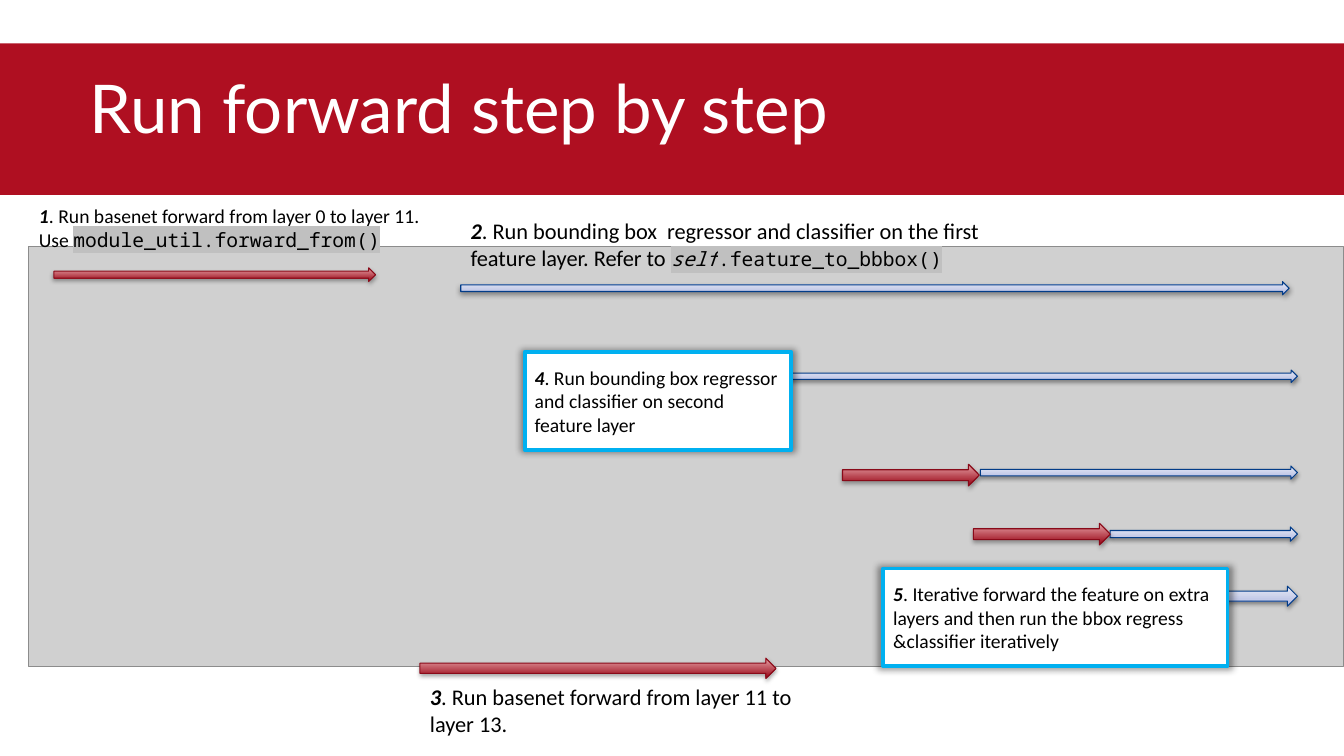
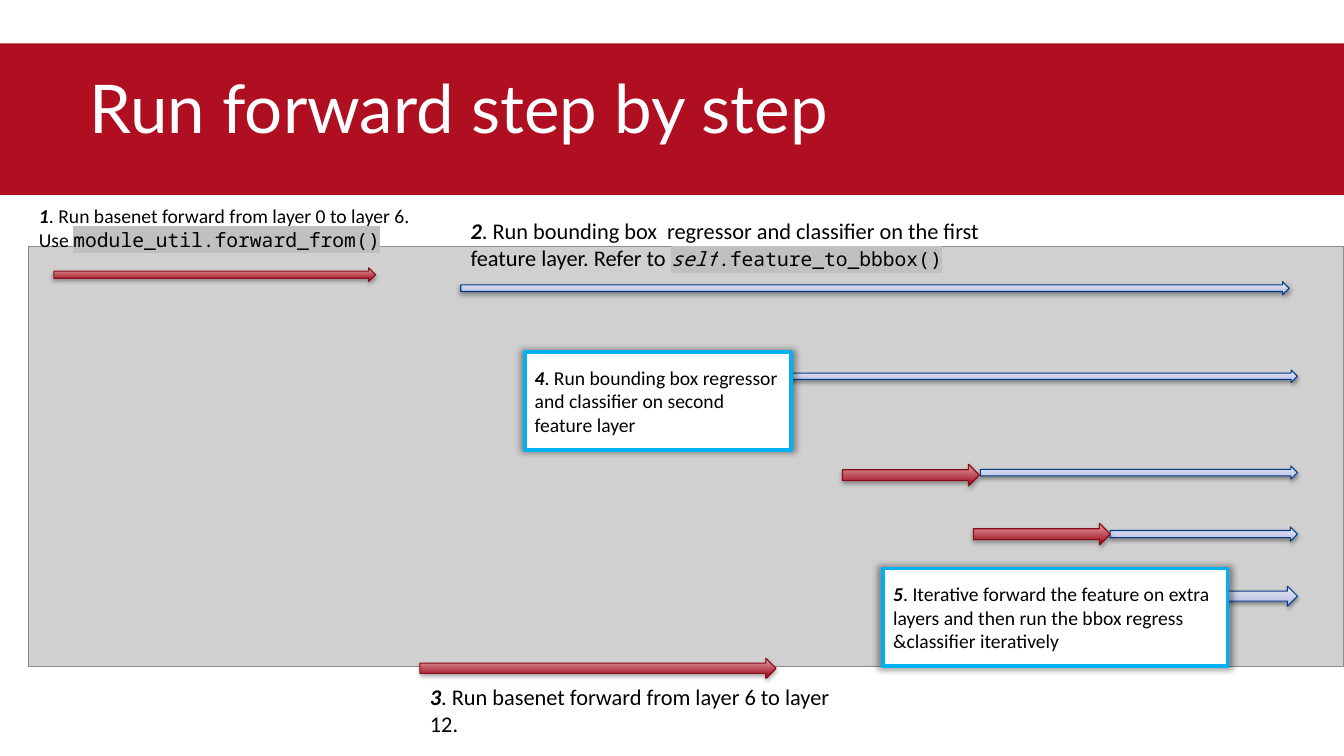
Before and after one commit to shawnliweiluo/VC1_Project2, a slide deck: slide 7 of lab_session_3_ssd_det.pptx. Drawn at 1344x756 pixels with LibreOffice and Linux fonts; fonts in the diff are those of the drawing; grey boxes stand for pictures; background and template pictures are left out. Boxes give left, top, right and bottom in pixels: in the first picture for what was removed or moved away, otherwise in the second. Text is boxed around its words. In the diff, an @@ line names an element or a change of style, - is before the commit and + after.

```diff
--- a/lab_session_3_ssd_det.pptx
+++ b/lab_session_3_ssd_det.pptx
@@ text at box(39, 209, 409, 250): text changed @@
-1. Run basenet forward from layer 0 to layer 11. Use module_util.forward_from()
+1. Run basenet forward from layer 0 to layer 6. Use module_util.forward_from()
@@ text at box(430, 689, 829, 732): text changed @@
-3. Run basenet forward from layer 11 to layer 13.
+3. Run basenet forward from layer 6 to layer 12.
```
Also in this commit, not shown: 12 other files.
